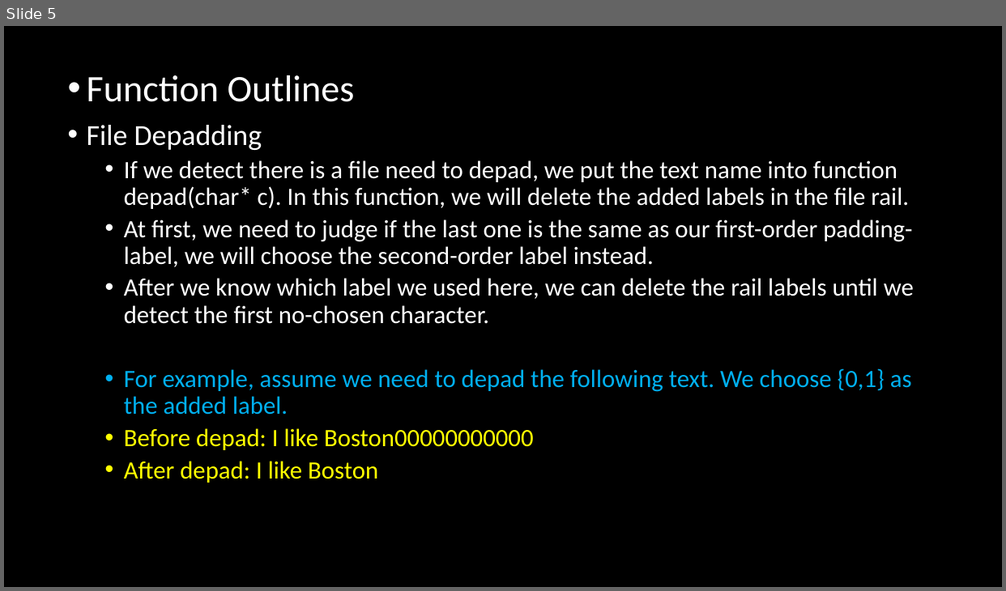
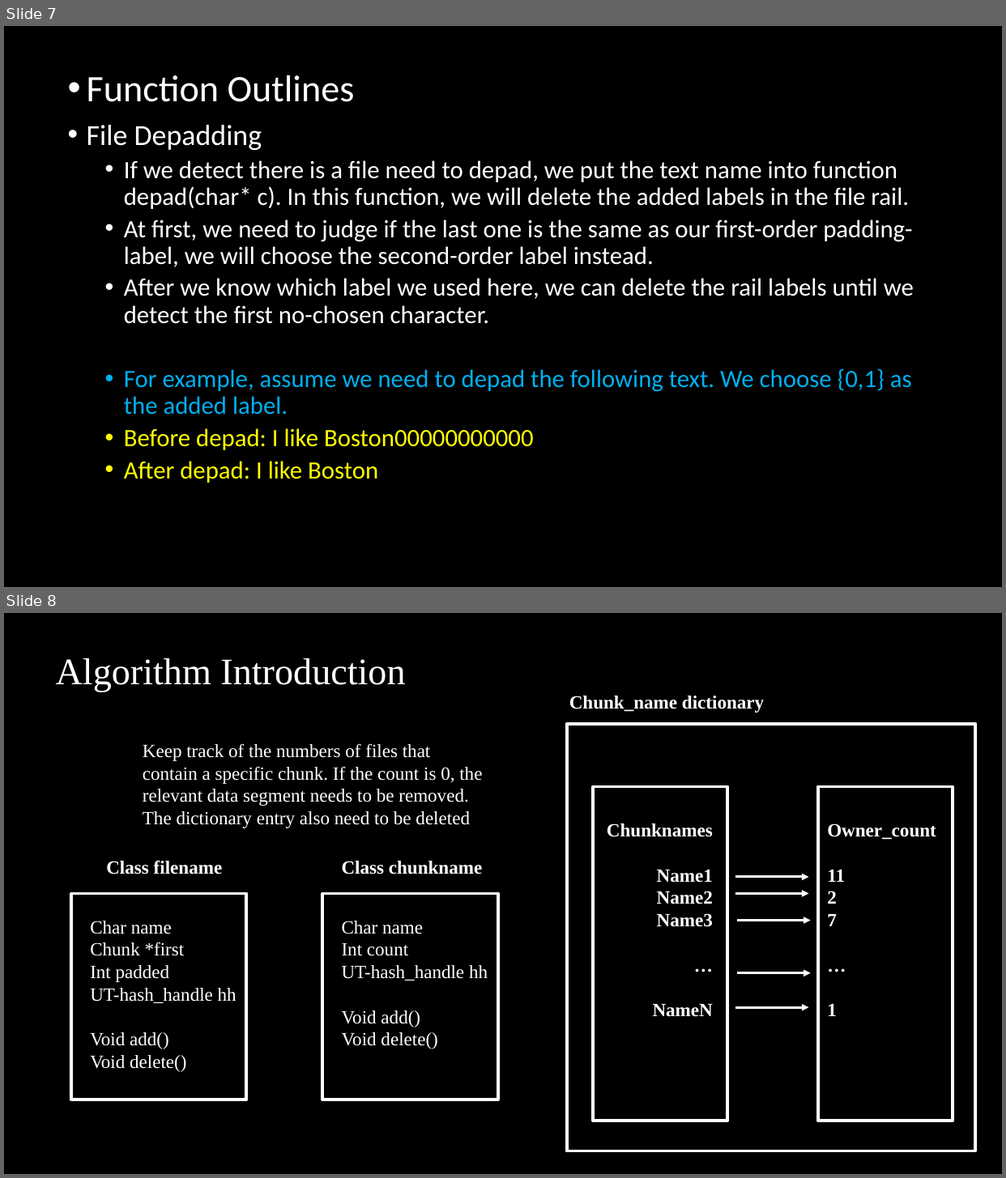
Before and after one commit to chenyq1997/proj-dropbox, a slide deck: EC504Project2.pptx. Shown one above the other, each under a label of ours: slide 5 before the commit, slides 7 and 8 after it. The pictures are 1006x591 and 1006x1178 pixels, drawn with LibreOffice and Linux fonts; fonts in the diff are those of the drawing; background and template pictures are left out. Boxes give left, top, right and bottom in pixels: in the first picture for what was removed or moved away, otherwise in the second. Text is boxed around its words. In the diff, an @@ line names an element or a change of style, - is before the commit and + after.

Commit message:
final version
final version

```diff
--- a/EC504Project2.pptx
+++ b/EC504Project2.pptx
@@ slide 8 added at [4,613,1002,1174], background #000000 @@
@@ text added at [56,658,405,692], 36 pt, text #FFFFFF @@
+Algorithm Introduction
@@ text added at [569,696,764,713], 18 pt, text #FFFFFF, bold @@
+Chunk_name dictionary
@@ rectangle added at [567,724,976,1152], outline #FFFFFF 3 pt @@
@@ text added at [143,743,482,828], 18 pt, text #FFFFFF @@
+Keep track of the numbers of files that contain a specific chunk. If the count is 0, the relevant data segment needs to be removed. The dictionary entry also need to be deleted
@@ rectangle added at [593,786,728,1121], outline #FFFFFF 3 pt @@
@@ rectangle added at [819,786,953,1121], outline #FFFFFF 3 pt @@
@@ text added at [607,824,713,1017], 18 pt, text #FFFFFF, bold @@
+Chunknames
+Name1
+Name2
+Name3
+…
+NameN
@@ text added at [827,824,936,1016], 18 pt, text #FFFFFF, bold @@
+Owner_count
+11
+2
+7
+…
+1
@@ text added at [106,860,223,875], 18 pt, text #FFFFFF, bold @@
+Class filename
@@ text added at [342,861,482,875], 18 pt, text #FFFFFF, bold @@
+Class chunkname
@@ arrow added from (735, 877) to (809, 877), #FFFFFF 2.25 pt @@
@@ rectangle added at [71,894,246,1100], outline #FFFFFF 3 pt @@
@@ rectangle added at [323,894,498,1100], outline #FFFFFF 3 pt @@
@@ arrow added from (735, 894) to (809, 894), #FFFFFF 2.25 pt @@
@@ text added at [90,921,236,1072], 18 pt, text #FFFFFF @@
+Char name
+Chunk *first
+Int padded
+UT-hash_handle hh
+Void add()
+Void delete()
@@ text added at [342,921,488,1050], 18 pt, text #FFFFFF @@
+Char name
+Int count
+UT-hash_handle hh
+Void add()
+Void delete()
@@ arrow added from (737, 921) to (811, 921), #FFFFFF 2.25 pt @@
@@ arrow added from (737, 973) to (811, 973), #FFFFFF 2.25 pt @@
@@ arrow added from (735, 1007) to (809, 1007), #FFFFFF 2.25 pt @@
@@ what was slide 5 is now slide 7 @@
```
Also in this commit, not shown: 1 other slide added, 1 slide removed.
